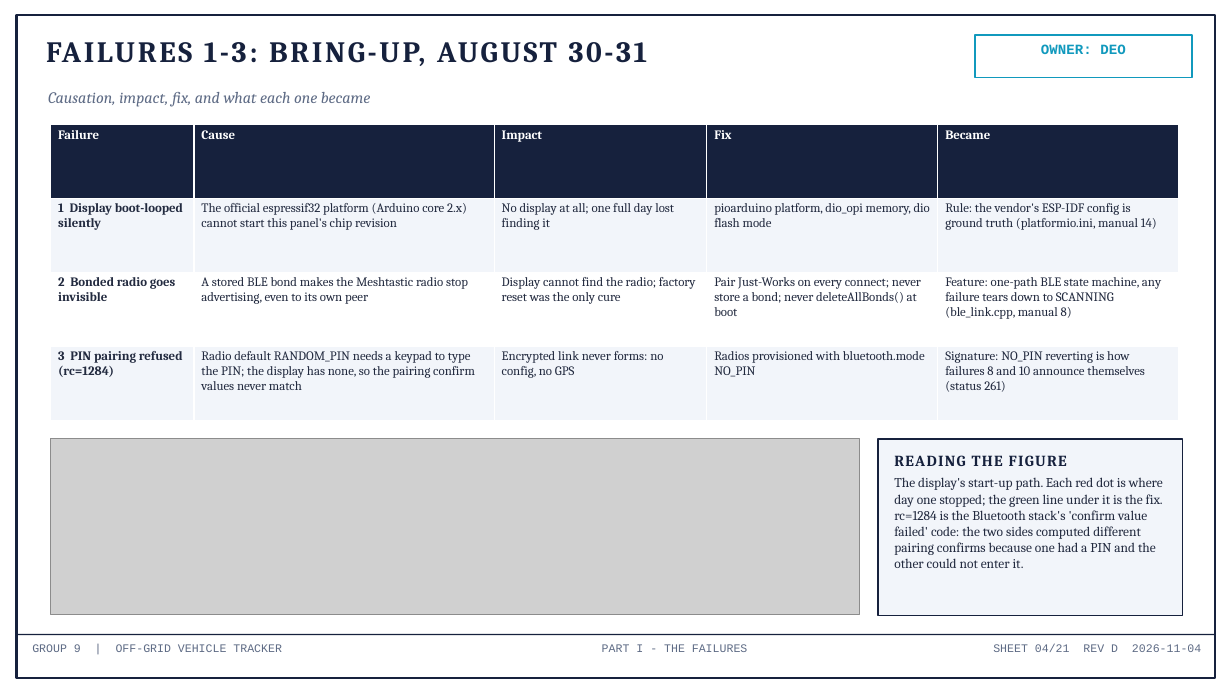
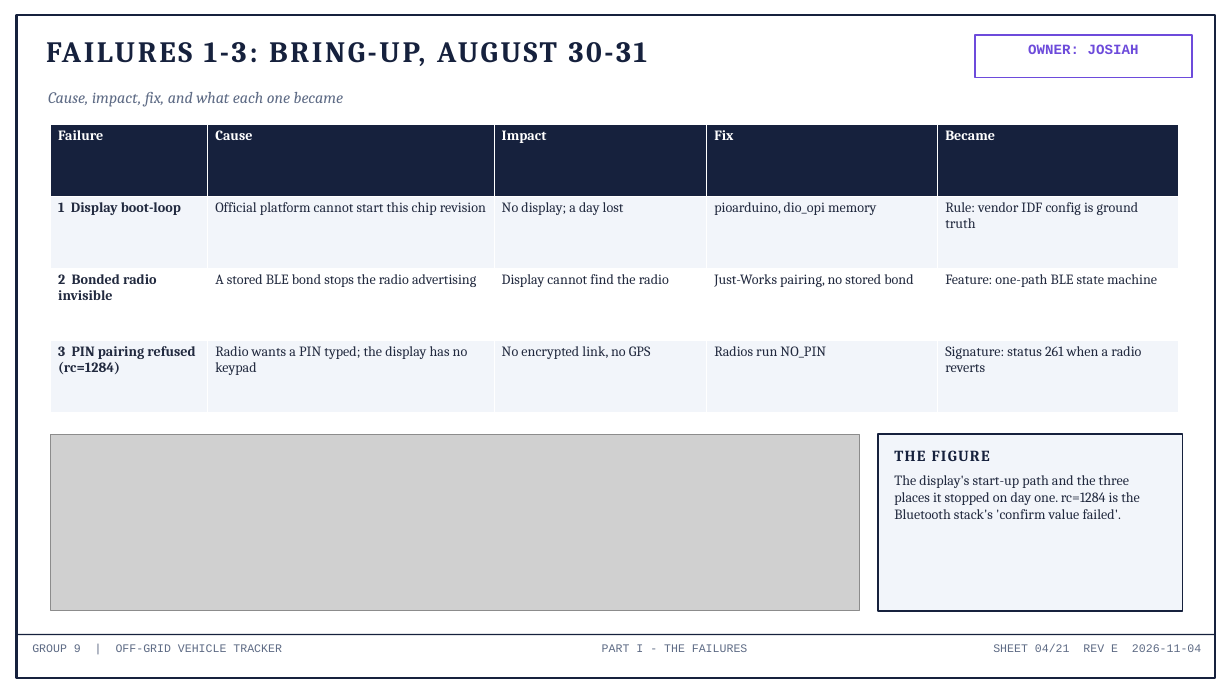
Before and after one commit to deosgracius/offgrid-vehicle-tracker, a slide deck: slide 4 of docs/presentations/Group9_Presentation.pptx. Drawn at 1232x693 pixels with LibreOffice and Linux fonts; fonts in the diff are those of the drawing; grey boxes stand for pictures. Boxes give left, top, right and bottom in pixels: in the first picture for what was removed or moved away, otherwise in the second. Text is boxed around its words. In the diff, an @@ line names an element or a change of style, - is before the commit and + after.

```diff
--- a/docs/presentations/Group9_Presentation.pptx
+++ b/docs/presentations/Group9_Presentation.pptx
@@ rectangle at box(975, 35, 1192, 78): outline #1199BD 1.5 pt to #6D4BDB 1.5 pt @@
@@ text at box(1028, 44, 1139, 54): text changed; text colour #1199BD to #6D4BDB @@
-OWNER: DEO
+OWNER: JOSIAH
@@ text at box(48, 92, 344, 107): text changed @@
-Causation, impact, fix, and what each one became
+Cause, impact, fix, and what each one became
@@ table at box(51, 125, 1178, 413) @@
-row 2: 1 Display boot-looped silently | The official espressif32 platform (Arduino core 2.x) cannot start this panel's chip revision | No display at all; one full day lost finding it | pioarduino platform, dio_opi memory, dio flash mode | Rule: the vendor's ESP-IDF config is ground truth (platformio.ini, manual 14)
+row 2: 1 Display boot-loop | Official platform cannot start this chip revision | No display; a day lost | pioarduino, dio_opi memory | Rule: vendor IDF config is ground truth
-row 3: 2 Bonded radio goes invisible | A stored BLE bond makes the Meshtastic radio stop advertising, even to its own peer | Display cannot find the radio; factory reset was the only cure | Pair Just-Works on every connect; never store a bond; never deleteAllBonds() at boot | Feature: one-path BLE state machine, any failure tears down to SCANNING (ble_link.cpp, manual 8)
+row 3: 2 Bonded radio invisible | A stored BLE bond stops the radio advertising | Display cannot find the radio | Just-Works pairing, no stored bond | Feature: one-path BLE state machine
-row 4: 3 PIN pairing refused (rc=1284) | Radio default RANDOM_PIN needs a keypad to type the PIN; the display has none, so the pairing confirm values never match | Encrypted link never forms: no config, no GPS | Radios provisioned with bluetooth.mode NO_PIN | Signature: NO_PIN reverting is how failures 8 and 10 announce themselves (status 261)
+row 4: 3 PIN pairing refused (rc=1284) | Radio wants a PIN typed; the display has no keypad | No encrypted link, no GPS | Radios run NO_PIN | Signature: status 261 when a radio reverts
@@ size 10 to 11 pt in "Failure", "Cause", "Impact", "Fix" and 2 more places @@
@@ picture: place and size @@
-picture at box(51, 439, 860, 616)
+picture at box(51, 434, 860, 611)
@@ rectangle: place and size @@
-rectangle at box(878, 439, 1183, 616)
+rectangle at box(878, 434, 1183, 611)
@@ text at box(894, 450, 1140, 519): text changed; size 10.5 to 11 pt @@
-READING THE FIGURE
-The display's start-up path. Each red dot is where day one stopped; the green line under it is the fix. rc=1284 is the Bluetooth stack's 'confirm value failed' code: the two sides computed different pairing confirms because one had a PIN and the other could not enter it.
+THE FIGURE
+The display's start-up path and the three places it stopped on day one. rc=1284 is the Bluetooth stack's 'confirm value failed'.
@@ text at box(993, 644, 1201, 652): text changed @@
-SHEET 04/21 REV D 2026-11-04
+SHEET 04/21 REV E 2026-11-04
```
Also in this commit, not shown: 20 other slides changed, 24 other files.
